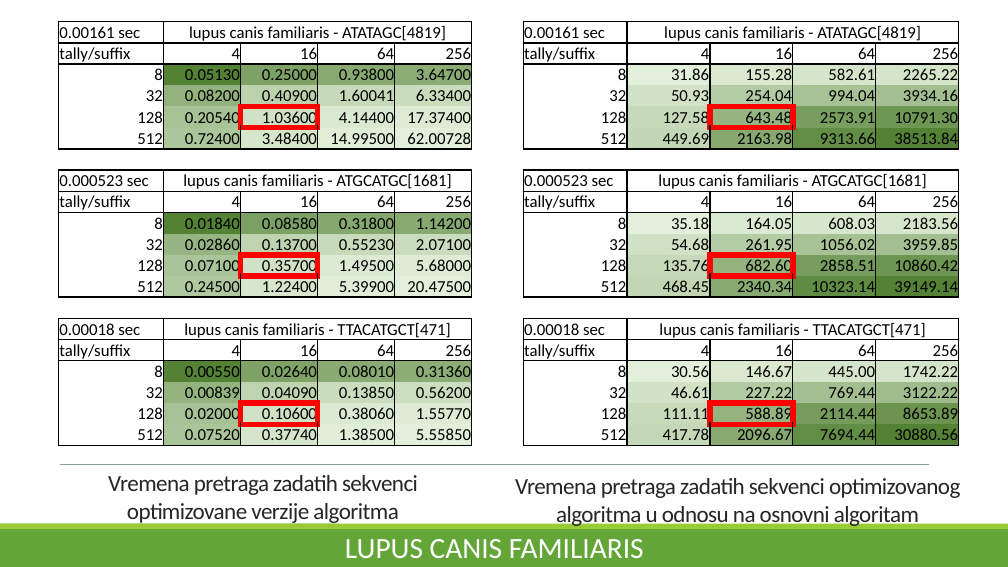
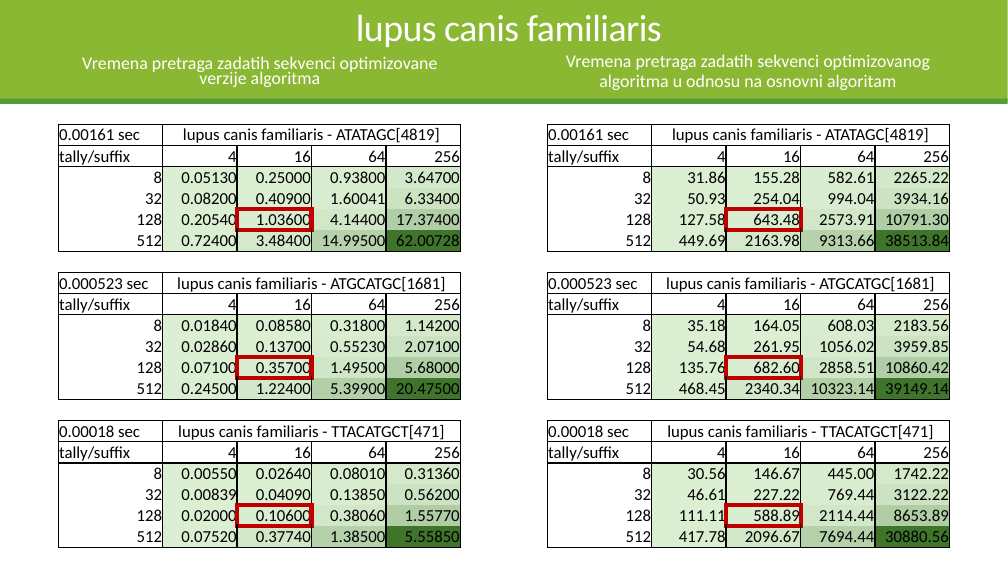
Before and after one commit to maricak/GenomicIT, a slide deck: slide 8 of BWT and FM index.pptx. Drawn at 1008x567 pixels with LibreOffice and Linux fonts; fonts in the diff are those of the drawing. Boxes give left, top, right and bottom in pixels: in the first picture for what was removed or moved away, otherwise in the second. Text is boxed around its words. In the diff, an @@ line names an element or a change of style, - is before the commit and + after.

```diff
--- a/BWT and FM index.pptx
+++ b/BWT and FM index.pptx
@@ rectangle removed at <box>0,0,335,567</box> @@
@@ rectangle removed at <box>0,0,1008,524</box> @@
@@ rectangle added at <box>0,0,1008,101</box>, fill #8AB833 @@
@@ title "lupus canis familiaris" at <box>356,14,662,47</box>: vertical alignment top to bottom @@
@@ rectangle removed at <box>334,0,340,567</box> @@
@@ title at <box>356,14,662,47</box>: text changed; size 28 to 36 pt @@
-LUPUS CANIS FAMILIARIS
+lupus canis familiaris
@@ text "Vremena pretraga zadatih sekvenci optimizovane ...": place and size @@
-text "Vremena pretraga zadatih sekvenci optimizovane ..." at <box>108,475,418,525</box>
+text "Vremena pretraga zadatih sekvenci optimizovane ..." at <box>82,56,438,87</box>
@@ text "Vremena pretraga zadatih sekvenci optimizovane ..." at <box>82,56,438,87</box>: size 22 to 17 pt, text colour #262626 to #FFFFFF, letter spacing -0.5 to 0 pt; line spacing 1 to 0.7; more space between paragraphs; vertical alignment top to middle @@
@@ text "Vremena pretraga zadatih sekvenci optimizovanog ...": place and size @@
-text "Vremena pretraga zadatih sekvenci optimizovanog ..." at <box>515,478,960,528</box>
+text "Vremena pretraga zadatih sekvenci optimizovanog ..." at <box>566,54,930,90</box>
@@ text "Vremena pretraga zadatih sekvenci optimizovanog ..." at <box>566,54,930,90</box>: size 22 to 17 pt, text colour #262626 to #FFFFFF, letter spacing -0.5 to 0 pt; line spacing 1 to 0.9; more space between paragraphs; vertical alignment top to middle @@
@@ rectangle added at <box>0,99,1008,104</box>, fill #549E39 @@
@@ table at <box>58,124,947,551</box> @@
@@ fill #548235 to #DBEFD3 in 3 cells @@
@@ fill #7EA266 to #DBEFD3 in row 3, column 3 @@
@@ fill #88AA71 to #D9EED1 in row 3, column 4 @@
@@ fill #8BAC74 to #D2E8CA in row 3, column 5 @@
@@ fill #E2EFDA to #DBEFD3 in 3 cells @@
@@ fill #D9E8CF to #DBEFD3 in 2 cells @@
@@ fill #D5E5CB to #D9EED1 in 2 cells @@
@@ fill #D4E5CA to #D2E8CA in row 3, column 11 @@
@@ fill #93B27E to #DBEFD3 in row 4, column 2 @@
@@ fill #BCD2AD to #DBEFD3 in row 4, column 3 @@
@@ fill #C6DAB9 to #D8ECCF in row 4, column 4 @@
@@ fill #C9DCBC to #CCE3C2 in row 4, column 5 @@
@@ fill #D1E2C6 to #DBEFD3 in 2 cells @@
@@ fill #B4CCA5 to #DBEFD3 in 2 cells @@
@@ fill #A7C295 to #D8ECCF in row 4, column 10 @@
@@ fill #A3BF91 to #CCE3C2 in row 4, column 11 @@
@@ fill #A7C295 to #DBEFD3 in row 5, column 2 @@
@@ fill #D0E1C5 to #D9EED1 in row 5, column 3 @@
@@ fill #DAE9D1 to #D1E7C8 in row 5, column 4 @@
@@ fill #DDEBD4 to #B0CDA5 in row 5, column 5 @@
@@ fill #C6DAB9 to #DBEFD3 in row 5, column 8 @@
@@ fill #95B480 to #D9EED1 in row 5, column 9 @@
@@ fill #789E5F to #D1E7C8 in row 5, column 10 @@
@@ fill #6F9754 to #B0CDA5 in row 5, column 11 @@
@@ fill #ACC69B to #DAEED2 in row 6, column 2 @@
@@ fill #D6E6CB to #D3E9CA in row 6, column 3 @@
@@ fill #E0EDD7 to #B6D2AB in row 6, column 4 @@
@@ fill #E2EFDA to #3F752B in 3 cells @@
@@ fill #C2D7B5 to #DAEED2 in row 6, column 8 @@
@@ fill #87A970 to #D3E9CA in row 6, column 9 @@
@@ fill #628D45 to #B6D2AB in row 6, column 10 @@
@@ fill #548235 to #3F752B in 3 cells @@
@@ fill #7BA063 to #DBEFD3 in row 10, column 3 @@
@@ fill #85A86E to #D9EED1 in row 10, column 4 @@
@@ fill #87AA71 to #D3E9CA in row 10, column 5 @@
@@ fill #DAE9D1 to #DBEFD3 in row 10, column 9 @@
@@ fill #D7E7CD to #D9EED1 in row 10, column 10 @@
@@ fill #D6E6CC to #D3E9CA in row 10, column 11 @@
@@ fill #97B583 to #DBEFD3 in row 11, column 2 @@
@@ fill #BED3B0 to #DBEFD3 in row 11, column 3 @@
@@ fill #C7DBBB to #D7ECCF in row 11, column 4 @@
@@ fill #CADCBE to #CCE3C3 in row 11, column 5 @@
@@ fill #D0E1C5 to #DBEFD3 in row 11, column 8 @@
@@ fill #A7C295 to #D7ECCF in row 11, column 10 @@
@@ fill #A3BF91 to #CCE3C3 in row 11, column 11 @@
@@ fill #AAC499 to #DBEFD3 in row 12, column 2 @@
@@ fill #D1E2C7 to #D9EDD1 in row 12, column 3 @@
@@ fill #DBEAD2 to #D0E7C7 in row 12, column 4 @@
@@ fill #DEECD5 to #B0CEA5 in row 12, column 5 @@
@@ fill #C5D9B9 to #DBEFD3 in row 12, column 8 @@
@@ fill #94B37F to #D9EDD1 in row 12, column 9 @@
@@ fill #779D5E to #D0E7C7 in row 12, column 10 @@
@@ fill #6E9653 to #B0CEA5 in row 12, column 11 @@
@@ fill #AFC89F to #DAEED2 in row 13, column 2 @@
@@ fill #D6E6CC to #D2E8CA in row 13, column 3 @@
@@ fill #E0EED8 to #B2CFA7 in row 13, column 4 @@
@@ fill #C2D6B4 to #DAEED2 in row 13, column 8 @@
@@ fill #87AA71 to #D2E8CA in row 13, column 9 @@
@@ fill #618C44 to #B2CFA7 in row 13, column 10 @@
@@ fill #7FA367 to #DBEFD3 in row 17, column 3 @@
@@ fill #89AB73 to #D9EED1 in row 17, column 4 @@
@@ fill #8CAD76 to #D3E9CA in row 17, column 5 @@
@@ fill #D4E4CA to #D3E9CA in row 17, column 11 @@
@@ fill #94B37F to #DBEFD3 in row 18, column 2 @@
@@ fill #BED3B0 to #DBEFD2 in row 18, column 3 @@
@@ fill #C9DCBC to #D8EDCF in row 18, column 4 @@
@@ fill #CBDEBF to #CCE3C3 in row 18, column 5 @@
@@ fill #B2CBA3 to #DBEFD2 in row 18, column 9 @@
@@ fill #A3BF91 to #D8EDCF in row 18, column 10 @@
@@ fill #9FBC8C to #CCE3C3 in row 18, column 11 @@
@@ fill #A6C195 to #DBEFD3 in row 19, column 2 @@
@@ fill #D0E2C5 to #D9EDD0 in row 19, column 3 @@
@@ fill #DBEAD2 to #D1E7C8 in row 19, column 4 @@
@@ fill #DEECD5 to #B0CDA5 in row 19, column 5 @@
@@ fill #C7DABA to #DBEFD3 in row 19, column 8 @@
@@ fill #95B480 to #D9EDD0 in row 19, column 9 @@
@@ fill #769C5C to #D1E7C8 in row 19, column 10 @@
@@ fill #6C9450 to #B0CDA5 in row 19, column 11 @@
@@ fill #ABC59A to #DAEED1 in row 20, column 2 @@
@@ fill #D5E5CB to #D1E7C8 in row 20, column 3 @@
@@ fill #E0EED8 to #B5D1AA in row 20, column 4 @@
@@ fill #C4D8B7 to #DAEED1 in row 20, column 8 @@
@@ fill #88AA72 to #D1E7C8 in row 20, column 9 @@
@@ fill #628D45 to #B5D1AA in row 20, column 10 @@
@@ borders changed @@
@@ table: place and size @@
-table at <box>59,22,960,449</box>
+table at <box>58,124,947,551</box>
@@ line removed from (60, 464) to (929, 464) @@
@@ rectangle removed at <box>0,524,1008,529</box> @@
@@ rectangle removed at <box>0,529,1008,567</box> @@
@@ page number added at <box>914,544,920,548</box>, 10.5 pt, text #FFFFFF @@
+8
```
Also in this commit, not shown: 9 other slides changed, 1 slide added.
